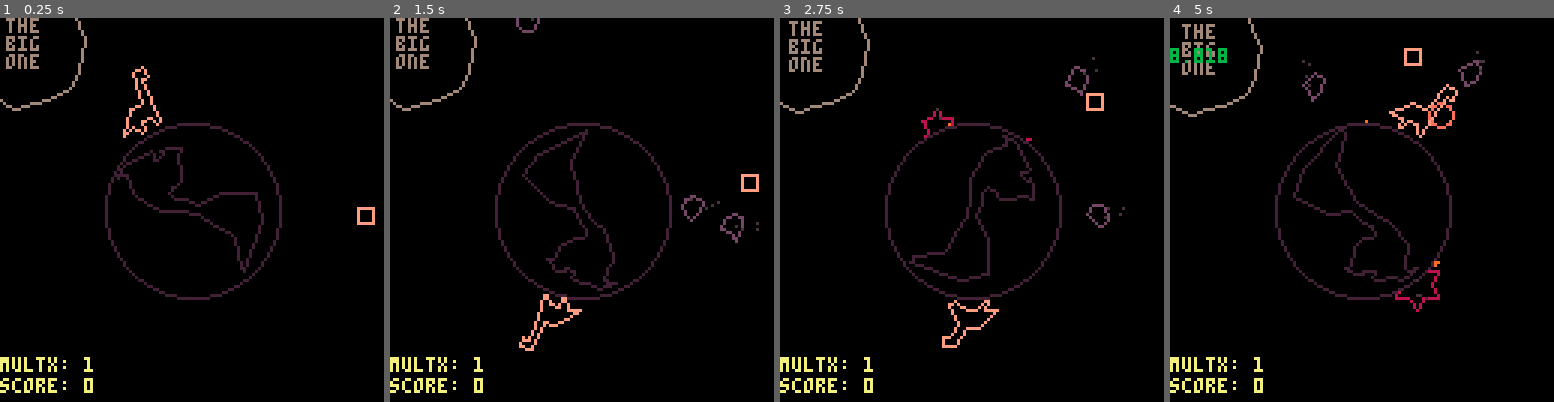
Above: before the commit, frames 1-4 (left to right).
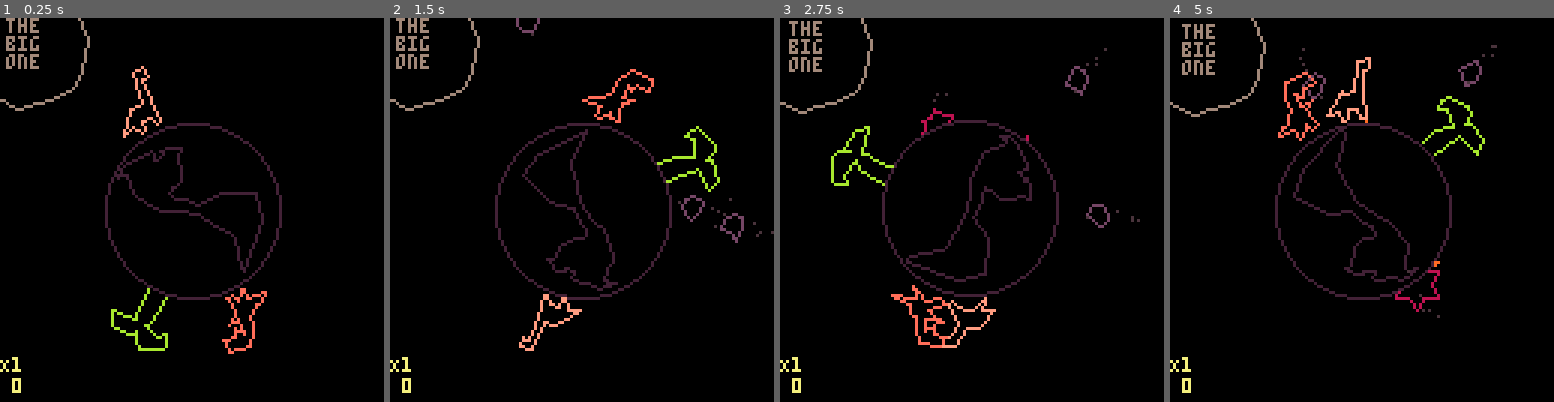
Above: after the commit, the same moments.

Repository: caseylabrack/super-extinction-event
Game: PICO-8 cartridge super-extinction-event.p8
The game is run twice, just before and just after one commit, with the same random seed, the same clock (stepped at 60 frames per second) and the same inputs.
Inputs:
- Up to frame 1 (0.25 s): no input
- Up to frame 2 (1.5 s): tap X (X key) at 0.33, 1.07 s; tap O (Z key) at 0.7 s
- Up to frame 3 (2.75 s): hold Right 1.6-2.1 s; tap O (Z key) at 1.7, 2.1, 2.5 s; tap X (X key) at 1.85 s; hold Up 2.15-2.42 s; hold Right from 2.47 s (still down)
- Up to frame 4 (5 s): tap O (Z key) every 0.4 s from 2.9 to 4.9 s; tap X (X key) at 2.97, 4.08 s; release Right at 3.03 s; hold Left 3.08-3.58 s; hold Down 3.63-3.97 s; hold Right 4.02-4.68 s; hold Up from 4.73 s (still down)

The runs differ from the first frame. In frame 1, 2.1% of the frame differs, in the area x 0-98%, y 0-98%; in frame 2, 2.2%; in frame 3, 4.9%, in the area x 0-94%, y 0-98%; in frame 4, 3.4%.

Commit message:
gameover, scores, crowns, pterodactyl

Diff:
--- a/main.p8
+++ b/main.p8
@@ -5,7 +5,9 @@
 
 scenarios={
 "trex",
-"volcano"
+"volcano",
+"egg",
+"egg and volcano"
 }
 
 function _init()
--- a/super-extinction-event.p8
+++ b/super-extinction-event.p8
@@ -5,18 +5,48 @@
 --casey labrack
 
 --todo:
- --launch game under a challenge (gold, silver, bronze?)
- 	--ptero dropping eggs
- 	--can jump (volcano)
- 	--time scale?
- 	--slow time?
- 	--just roids; volcano; trex
- 	--hypercubes
- 	--ptero can swoop up over obstacles
- 		--so we can have multiple obstacles
- 		--ptero's idle is perched
+ --spinosaurus: fish pop up
+ 	--you grab, roid near misses
+ 	--pop them out of your mouth
+ 	--and in the air again
+	--egg crack game mode
+	--2p is palm tree and egg goals
+		--at the same time
+	--stego mode: push a boulder
+		--into a tarpit
+
+--😐
+	--mult is # in a row?
+	--score threshold to unlock
+		--extra hard mode variant
+		--(like meat boy hell world)
+		--rex mode. and hyperex mode
+		--crown appears on dino
+		--roids lethal only in rex mode?
+	--score animation is dino
+		--running around circumference
+		--where 1 turn is hell world
+		--and a marker for previous best
+		--and crown at 0 degrees?
+		--replay all score callouts
+	--pickup text: "neat","rad","wicked"
+		--instead of numerical score
+		--including end of game total
+		--color the text
+	--jiggle vertices
+	--multiplier color coded
+		--maybe only color?
+	--can jump (volcano)
+	--time scale?
+	--slow time?
+	--just roids; volcano; trex
+	--hypercubes
+	--ptero can swoop up over obstacles
+		--so we can have multiple obstacles
+		--ptero's idle is perched
 	--hypercube
 	--stars
+	--add occasion eggs to plant games and vice versa
  --respawn animation: egg hatch
 	--gameover animation
 		--every game ends with the big one?
@@ -33,17 +63,14 @@
 
 log=""
 
-defaultchallenge=3
+defaultchallenge=1
 --challenges:
 --1: trex
 --2: volcano
 --3: eggs
-
-medals={
-{100,200,400},
-{100,200,400},
-{100,200,400},
-}
+--4: egg volcano
+
+rexgoals={350,100,100,100}
 
 function _init()
 
@@ -59,10 +86,12 @@
 	⧗=0 --tick (frame count)
 	g⧗=60 --game time
 	score=0
+	oldhs=0 --old high score
 	mult=1
 	mult2=0
 	lmult2=0
 	shake=0
+	gameover=false
 
 	stara=0
 	trexs={}
@@ -71,13 +100,15 @@
 	ss={}
 	rs={}
 	parts={}
-	bo={x=-64,y=-64,r=0,c=6,
+	bo={x=-64,y=-64,r=0,c=6,enabled=true,
 	fr=1,frames={bigonepts}}
 	eggs={}
 	ebirds={} --egg birds
+	isrex=false
+	scores={}
 
 	--player
-	p={x=64,y=29,r=0,state="idle",e=true,dx=0,dy=0,
+	p={x=64,y=29,r=0,state="idle",enabled=true,dx=0,dy=0,
 		--angle, delta angle, mag, delta mag, grounded
 	 a=.25,da=0,m=37,dm=0,gr=true,
 		--speed, facing direction,
@@ -88,8 +119,9 @@
 	 fr=1,frames={bronto_idle,bronto_run1,bronto_run2,}
 	}
 
-	pdead={x=0,y=-37,r=0,c=p.c,⧗=0,e=false,fr=1,frames={}}
+	pdead={x=0,y=-37,r=0,c=p.c,⧗=0,enabled=false,fr=1,frames={}}
 	e={x=0,y=0,a=0,r=0,s=.01,d=1,c=130,
+		enabled=true,
 		fr=1,frames={earthconts}}
 
 	--center artwork on origin
@@ -102,12 +134,23 @@
 	p.y=-30
 	p.parent=e
 
+	cr={x=0,y=0,r=0,enabled=false,
+		fr=1,frames={crownpts},c=7}
+	cr.parent=p
+	cr.y=-16	cr.x=7
+
 	chal=stat(6)
 	if chal=="" then
 		chal=""..defaultchallenge
 	end
  chal=tonum(chal)
 
+	oldhs=dget(chal)
+	if oldhs>rexgoals[chal] then
+		isrex=true
+		cr.enabled=true
+	end
+
 	if contains({2},chal) then
 		spawnvolcano()
 		lethalroids=true
@@ -122,24 +165,25 @@
 	end
 
 	if contains({3},chal) then
---		dropeggs=true
 		spawnptero()
 		lethalroids=true
 	end
+
+	if contains({4},chal) then
+		spawnvolcano()
+		spawnptero()
+		lethalroids=true
+	end
+
+--	g⧗=1
+--	scores={5,10,17,8,10,19,4,2,6}
+--	scores={5,17,19,4}
 end
 
 function _update()
 
 	⧗+=1
-
-	if g⧗==0 then
-
---		dset(chal,)
-		if btnp(❎) then
-			reinit()
-		end
-		return
-	end
+	e.x,e.y=0,0
 
 	if ⧗%60==0 then
 --	if g⧗>0 then
@@ -148,7 +192,7 @@
 
 	stara+=.001
 
-	if p.e then	mult+=1 end
+	if p.enabled then	mult+=1 end
 
 	lmult2=mult2
 	zpct=mid(.1,mid(1,mult,1000)/1000,1)
@@ -156,8 +200,6 @@
 --	zpct=mid(1,mult,1000)/1000
 --	zpct=easeoutcubic(zpct)
 	mult2=ceil(20*zpct)
-
-	e.r+=.01
 
 	--big one approaches
 	local pct=g⧗/60
@@ -169,13 +211,69 @@
 	bo.y=sin(.375)*d
 
 	--dramatic shaking right before impact
-	if g⧗<6 then
+	if g⧗<8 and g⧗>0 then
 		local pct=1-g⧗/6
-		local pct=easeinexpo(pct)
-		local mx=14*pct
+--		local pct=easeinexpo(pct)
+		local pct=pct*pct*pct
+		local mx=12*pct
+--		e.x=rnd()*mx
+--		e.y=rnd()*mx
 		bo.x+=rnd()*mx
 		bo.y+=rnd()*mx
 	end
+
+	--gameover handle
+	if g⧗==0 and not gameover then
+		gameover=true
+		e⧗=0 --ticks since gameover
+
+		--score
+		score=0
+		rscore=0 --running score
+		nscore=#scores
+		for s in all(scores) do
+			score+=s
+		end
+		if score>oldhs then
+			dset(chal,score)
+		end
+
+		pdead.enabled=false
+
+		local todestroy=tconcat({bo,e,p,cr},rs,vs,trexs,trees,ebirds,ss,eggs)
+
+		for d in all(todestroy) do
+			if not d.enabled then goto destroycontinue end
+			d.enabled=false
+			local lines=ent2lineparts(d)
+			for part in all(lines) do
+				local a=atan2(part.x,part.y)
+				local d=disto(part.x,part.y)
+				local f=1/d*60
+				part.dx,part.dy=cos(a)*f,sin(a)*f
+				part.f=rndr(.9,.95)
+				part.⧗=rndr(10,60)
+				part.dr=rndr(-0.005,.005)
+				add(parts,part)
+			end
+			::destroycontinue::
+		end
+	end
+
+	doparticles()
+
+	if gameover then
+		e⧗+=1
+
+		if e⧗>30 then
+			if btnp(❎) then
+				reinit()
+			end
+		end
+	end
+	if gameover then return end
+
+	e.r+=.01
 
 	--do egg pterodactyls
 	for eb in all(ebirds) do
@@ -184,6 +282,7 @@
 			if eb.⧗<eb.f⧗ then
 				local t=eb.⧗/eb.f⧗
 				t=easeinoutcubic(t)
+				eb.t=t
 				local a=(eb.ea-eb.sa)*t+eb.sa
 				eb.x,eb.y=cos(a)*55,sin(a)*55
 			else
@@ -191,21 +290,32 @@
 				eb.⧗=0
 			end
 		elseif eb.state=="drop" then
-			if eb.⧗==15 then
+			if eb.⧗==1 then
 				--drop egg
 				local egg={}
 				local a=atan2(eb.x,eb.y)
 				egg.x,egg.y=eb.x,eb.y
-				egg.dx,egg.dy=cos(a+.5)/1.5,sin(a+.5)/1.5
-				egg.r=.75
+				egg.dx,egg.dy=cos(a+.5)/3,sin(a+.5)/3
+				egg.r=a+.75
+				egg.c=7 egg.enabled=true
+				egg.fr=1 egg.frames={eggpts}
 				add(eggs,egg)
 
 				eb.f⧗=rndr(60,180)
 				eb.sa=a
-				eb.ea=a+rndr(.25,1)
+				eb.ea=a+rndr(.5,1.5)
 				eb.state="fly"
 				eb.⧗=0
 			end
+		end
+		local a=atan2(eb.x,eb.y)
+		eb.r=a+.75
+		local flapr=30 --flap rate
+		flapr-=(1-abs(.5-eb.t))*16
+		if ⧗%flapr<(flapr/2) then
+			eb.fr=1
+		else
+			eb.fr=2
 		end
 	end
 
@@ -213,28 +323,44 @@
 	for egg in all(eggs) do
 		egg.x+=egg.dx
 		egg.y+=egg.dy
+		egg.r+=.01
 
 		local gpx,gpy=gpos(p)
-		log=dist(gpx,gpy,egg.x,egg.y)
-
-		if dist(gpx,gpy,egg.x,egg.y)<5 then
+		local ga=atan2(gpx,gpy)
+		local ea=atan2(egg.x,egg.y)
+
+		if distt(egg,e)<35
+			and abs(sad(ga,ea))<.04 then
 			ep={}
 			ep.x,ep.y=egg.x,egg.y
 			ep.⧗=30 ep.c=9
-			local a=atan2(ep.x,ep.y)
-			ep.x+=cos(a)*20
-			ep.y+=sin(a)*20
-			ep.dx,ep.dy=cos(a)*2,sin(a)*2
+--			local a=atan2(ep.x,ep.y)
+			ep.x+=cos(ea)*20
+			ep.y+=sin(ea)*20
+			ep.dx,ep.dy=cos(ea)*2,sin(ea)*2
 			ep.f=.8
 			ep.type="text"
-			ep.label="+"..(mult2*100)
+			ep.label="+"..mult2
 			add(parts,ep)
 			del(eggs,egg)
 
 			score+=mult2
-		end
-
+			add(scores,mult2)
+		end
+
+		--egg smash
 		if distt(egg,e)<30 then
+
+			local lines=ent2lineparts(egg)
+			for part in all(lines) do
+				part.dx=egg.dx*-1*6
+				part.dy=egg.dy*-1*6
+				part.f=.7--rndr(.7,2)
+				part.g=.1
+				part.⧗=rndr(10,30)
+				part.dr=rndr(-0.05,.05)
+				add(parts,part)
+			end
 			del(eggs,egg)
 		end
 	end
@@ -246,6 +372,7 @@
 		roid.x,roid.y=cos(a)*70,sin(a)*70
 		roid.dx,roid.dy=cos(a+.5),sin(a+.5)
 		roid.r=rnd() roid.c=141--134
+		roid.enabled=true
 		roid.fr=ceil(rnd()+.5) roid.frames={roidspr1,roidspr2}
 		add(rs,roid)
 	end
@@ -257,7 +384,7 @@
 
 		--roid particle
 		local rp={}
-		rp.x,rp.y=roid.x+roid.dx*8+rndr(-2,2),roid.y+roid.dy*8+rndr(-2,2)
+		rp.x,rp.y=roid.x+roid.dx*4+rndr(-2,2),roid.y+roid.dy*4+rndr(-2,2)
 		local ra=atan2(rp.x,rp.y)
 		rp.dx,rp.dy=cos(ra)*9,sin(ra)*9
 		rp.type="point"
@@ -269,6 +396,7 @@
 			local s={⧗=0}
 			s.x,s.y,s.r=roid.x,roid.y,0
 			s.d=1 s.r=0 s.fr=1 s.c=9
+			s.enabled=true
 			s.frames={impactpts}
 			addchild(e,s)
 			add(ss,s)
@@ -286,8 +414,7 @@
 				p.gr=false
 				p.dm+=6*pct
 			end
-			if lethalroids and abs(diff)<.04 then
---				stop("die")
+			if lethalroids and abs(diff)<.04 and p.enabled then
 				playerdied()
 			end
 		end
@@ -308,11 +435,11 @@
 	--record position last frame
 	p.lpx,p.lpy=gpos(p)
 
-	if pdead.e then
+	if pdead.enabled then
 		pdead.⧗+=1
 	end
 
-	if p.e then
+	if p.enabled then
 		p.state="idle"
 		if btn(⬅️) then
 			if p.gr then p.da+=p.s p.d=-1 end
@@ -371,18 +498,22 @@
 	else
 		if pdead.⧗>60 then
 			if btn()~=0 then
-				p.e=true
+				p.enabled=true
 				p.parent=nil
 				p.x,p.y,p.da=0,-37,0
+				p.dx,p.dy,p.dm,p.gr=0,0,0,true
+				p.m=37
+				p.d=1
 				addchild(e,p)
-				pdead.e=false
+				pdead.enabled=false
 				pdead.⧗=0
+				if isrex then cr.enabled=true end
 			end
 		end
 	end
 
 	--eat leaves
-	if p.e then
+	if p.enabled then
 		for tree in all(trees) do
 			local myangle=atan2(tree.x,tree.y)
 			local pangle=atan2(p.x,p.y)
@@ -427,11 +558,12 @@
 					tp.dx,tp.dy=cos(a)*2,sin(a)*2
 					tp.f=.8
 					tp.type="text"
-					tp.label="+"..(mult2*100)
+					tp.label="+"..mult2
 					add(parts,tp)
 
 					del(trees,tree)
 					score+=mult2
+					add(scores,mult2)
 					spawntree()
 				end
 			end
@@ -440,31 +572,14 @@
 
 	--trex chase
 	for t in all(trexs) do
-		if p.e then
+		if p.enabled then
 			pa=atan2(p.x,p.y)
 			ta=atan2(t.x,t.y)
 
 			--player killed
 			diff=sad(pa,ta)
 			if abs(diff)<.05 then
-				p.e=false
-				pdead.e=true
-				p.dm,p.m,p.gr=0,37,true
-				mult=0
-				local dinoparts=p2ls(pushtransforms(p))
-				for dp in all(dinoparts) do
-					dp.type="line"
-					dp.⧗=40+rndr(-20,20)
-					local px,py=gpos(p)
-					dp.dx,dp.dy=(px-p.lpx)*rnd()/2,(py-p.lpy)*rnd()/2
-					dp.dr=.0025
-					local x1,y1=dp[1],dp[2]
-					local x2,y2=dp[3],dp[4]
-					--midpoint
-					dp.mx,dp.my=(x2-x1)/2,(y2-y1)/2
-					dp.c=p.c
-					add(parts,dp)
-				end
+				playerdied()
 			elseif abs(diff)<.3 then
 				ta+=t.s*sgn(diff)*-1
 				t.x=cos(ta)*36
@@ -486,52 +601,6 @@
 			t.fr=1
 		end
 	end
-
-	--do particles
-	for part in all(parts) do
-		part.⧗-=1
-		if part.⧗<0 then
-			del(parts,part)
-		end
-		if part.type=="line" then
---			local x1,y1=part[1],part[2]
---			local x2,y2=part[3],part[4]
---			local a=atan2(x1-part.mx,y1-part.mx)
---			local d=dist(x1,y1,part.mx,part.my)
---			a+=part.dr
---			part[1]=part.mx+cos(a)*d
---			part[2]=part.my+sin(a)*d
---			part[3]=part.mx-cos(a+.5)*d
---			part[4]=part.my-sin(a+.5)*d
-
-			part[1]+=part.dx
-			part[3]+=part.dx
-			part[2]+=part.dy
-			part[4]+=part.dy
---			part.r+=part.dr
-		end
-		if part.type=="point" then
-			if part.g then
-				local a=atan2(part.x,part.y)
-				part.dx+=cos(a+.5)*part.g
-				part.dy+=sin(a+.5)*part.g
-			end
-
-			part.x+=part.dx
-			part.y+=part.dy
-			part.dx*=part.f or 1
-			part.dy*=part.f or 1
-
-
-		end
-		if part.type=="text" then
-			part.x+=part.dx
-			part.y+=part.dy
-			part.dx*=part.f or 1
-			part.dy*=part.f or 1
-		end
-	end
-
 end
 
 function _draw()
@@ -571,19 +640,24 @@
 	end
 
 	for egg in all(eggs) do
-		circ(egg.x,egg.y,4,14)
+		render_ent(egg)
+--		circ(egg.x,egg.y,4,14)
 	end
 
 	--earth surface,fill
-	circfill(e.x,e.y,29,0)
-	circ(e.x,e.y,29,e.c)
+	if not gameover then
+		circfill(e.x,e.y,29,0)
+		circ(e.x,e.y,29,e.c)
+	end
 	--	circ(0,0,3,11)--ctr ref
 
 	for roid in all(rs) do
 		render_ent(roid)
 	end
 
-	if p.e then
+	render_ent(cr)
+
+	if p.enabled then
 		render_ent(p)
 	else
 		if pdead.⧗>60 then
@@ -599,17 +673,23 @@
 	end
 
 	for eb in all(ebirds) do
-		rect(eb.x,eb.y,eb.x+5,eb.y+5,15)
-	end
-
+		render_ent(eb)
+--		rect(eb.x,eb.y,eb.x+5,eb.y+5,15)
+	end
 
 	render_ent(bo)
-	print("the\nbig\none",bo.x-6,bo.y-8,bo.c)
-
+	if bo.enabled~=false then
+		print("the\nbig\none",bo.x-6,bo.y-8,bo.c)
+	end
 
 	for part in all(parts) do
 		if part.type=="line" then
-			line(part[1],part[2],part[3],part[4],part.c)
+--			line(part[1],part[2],part[3],part[4],part.c)
+			local x1=part.x+cos(part.a)*part.d
+			local x2=part.x-cos(part.a)*part.d
+			local y1=part.y+sin(part.a)*part.d
+			local y2=part.y-sin(part.a)*part.d
+			line(x1,y1,x2,y2,part.c)
 		end
 		if part.type=="point" then
 			local px,py=gpos(part)
@@ -621,12 +701,86 @@
 		end
 	end
 
+
+	if gameover then
+		cprint("extinct!",0,-34,6)
+
+		local endline=max(score,max(oldhs,rexgoals[chal]))
+
+		local rpct=mid(0,e⧗/30,1)
+		circ(0,0,128-65*rpct,2)
+
+		if e⧗>45 then
+
+			e2⧗=e⧗-45
+
+			--track
+			line(-34,0,34,0,5)
+
+			if #scores>0 then
+				if e2⧗%(flr(60/nscore))==0 then
+					sc=deli(scores,1)
+					rscore+=sc
+
+					z={}
+					z.x=-34+34*2*(rscore/endline)
+					z.y=0
+					z.⧗=30 z.c=9
+					z.dx,z.dy=0,rndr(-3,-1)
+					z.f=.8
+					z.type="text"
+
+					z.label="+"..sc
+					add(parts,z)
+				end
+
+			end
+
+			local scorep=rscore/endline
+			local endpoint=-34+(34*2)*scorep
+			line(-34,0,endpoint,0,10)
+			circ(endpoint,0,1)
+
+			hspct=oldhs/endline
+			hsmark=-34+(34*2)*hspct-1
+			spr(16,hsmark,2)
+
+			local col=6
+			if rscore>oldhs then
+				if e⧗%6==0 then
+					col=9
+				end
+				cprint("new best!",0,18,col)
+			end
+			print("best",hsmark-6,5,col)
+
+			goalpct=rexgoals[chal]/endline
+			goalcr=translate(crownpts,34+-34*2*goalpct,8)
+			local col=6
+			if rscore>rexgoals[chal] then
+				if e⧗%6==0 then
+					col=9
+				end
+				local msg="beat the rex score!"
+				if oldhs<rexgoals[chal] then
+					msg="unlocked rex mode!"
+				end
+				cprint(msg,0,26,col)
+			end
+
+			renderpoly(goalcr,col)
+			spr(16,-34+34*2*goalpct-1,-10,1,1,false,true)
+
+			cprint("❎ try again",0,42,6)
+		end
+	end
+
 	camera()
 
 --	line(0,126,128*(g⧗/60),126,7)
 
 	print(log,0,10,11)
-	print("multx: ",0,113,7)
+	print("X",0,113,7)
 	color(7)
 	if lmult2~=mult2 then
 		color(9)
@@ -634,36 +788,54 @@
 	if mult2==20 then
 		if ⧗%4==0 then color(9) end
 	end
-	if g⧗==0 then print("gameover! hit ❎",0,8,14) end
-	if g⧗==0 then
-		local troph="none"
-		if score>medals[chal][1] then	troph="bronze" end
-		if score>medals[chal][2] then	troph="silver" end
-		if score>medals[chal][3] then	troph="gold" end
-		print("medal: "..troph,0,14,14)
-	end
-	print("       "..mult2,0,113)
-	print("score: "..score,0,120,7)
+	print(" "..mult2,0,113)
+	print(" "..score,0,120,7)
 end
 
 function playerdied()
-	p.e=false
-	pdead.e=true
+	p.enabled=false
+	pdead.enabled=true
 	p.dm,p.m,p.gr=0,37,true
 	mult=0
-	local dinoparts=p2ls(pushtransforms(p))
+	local px,py=gpos(p)
+	local dinoparts=ent2lineparts(p)
 	for dp in all(dinoparts) do
-		dp.type="line"
+		dp.dx,dp.dy=(px-p.lpx)*rnd()/2,(py-p.lpy)*rnd()/2
 		dp.⧗=40+rndr(-20,20)
-		local px,py=gpos(p)
-		dp.dx,dp.dy=(px-p.lpx)*rnd()/2,(py-p.lpy)*rnd()/2
 		dp.dr=.0025
-		local x1,y1=dp[1],dp[2]
-		local x2,y2=dp[3],dp[4]
-		--midpoint
-		dp.mx,dp.my=(x2-x1)/2,(y2-y1)/2
-		dp.c=p.c
 		add(parts,dp)
+	end
+
+	if cr.enabled then
+		cr.enabled=false
+		local crparts=ent2lineparts(cr)
+		for cr in all(crparts) do
+			cr.dx,cr.dy=(px-p.lpx)*rnd()/2,(py-p.lpy)*rnd()/2
+			cr.⧗=40+rndr(-20,20)
+			cr.dr=.0025
+			add(parts,cr)
+		end
+	end
+end
+
+function doparticles()
+	for part in all(parts) do
+		part.⧗-=1
+		if part.⧗<0 then
+			del(parts,part)
+		end
+		if part.type=="line" then
+			part.a+=part.dr or 0
+		end
+		if part.g then
+			local a=atan2(part.x,part.y)
+			part.dx+=cos(a+.5)*part.g
+			part.dy+=sin(a+.5)*part.g
+		end
+		part.x+=part.dx
+		part.y+=part.dy
+		part.dx*=part.f or 1
+		part.dy*=part.f or 1
 	end
 end
 -->8
@@ -691,6 +863,19 @@
 --random range, from low to high not inclusive
 function rndr(low,high)
 	return low+rnd(high-low)
+end
+
+--table concat
+--sequences (arrays) only
+function tconcat(...)
+ local result={}
+ local arrays={...}
+	for array in all(arrays) do
+		for _,v in ipairs(array) do
+			add(result,v)
+		end
+	end
+	return result
 end
 
 --unsigned angle difference:
@@ -760,14 +945,38 @@
 	return lx
 end
 
+--entity to line particles
+function ent2lineparts(e)
+	epoints=p2ls(pushtransforms(e))
+	eparts={}
+	for part in all(epoints) do
+		part.x,part.y=(part[3]+part[1])/2,(part[4]+part[2])/2
+		part.c=e.c or 8
+		part.⧗=30
+		part.a=atan2(part.x-part[1],part.y-part[2])
+		part.d=dist(part[1],part[2],part[3],part[4])/2
+		part.f=1
+		part.dx,part.dy=0,0
+		part.type="line"
+		add(eparts,part)
+	end
+	return eparts
+end
+
 function translate(ps,x,y)
 	local os={}
-
 	for i=1,#ps,2 do
 		add(os,ps[i]-x)
 		add(os,ps[i+1]-y)
 	end
-
+	return os
+end
+
+function jiggle(ps,a)
+	local os={}
+	for p in all(ps) do
+		add(os,p+rndr(-a,a))
+	end
 	return os
 end
 
@@ -814,6 +1023,22 @@
 	return myrote
 end
 
+function gposr(e)
+	local obj=e
+	local x,y,r=e.x,e.y,e.r
+
+	while(obj.parent) do
+		local a=atan2(x*obj.parent.d,y)+obj.parent.r
+		local d=disto(x*obj.parent.d,y)
+		x=obj.parent.x+cos(a)*d
+		y=obj.parent.y+sin(a)*d
+		r=obj.parent.r+(obj.r or 0)
+		obj=obj.parent
+	end
+
+	return x,y,r
+end
+
 function addchild(parent,child)
 	local lx,ly=global2local(child,parent)
 	child.x,child.y=lx,ly
@@ -838,23 +1063,49 @@
 	line(ps[1],ps[2])
 end
 
+--function pushtransforms(e)
+--	local es=e.scale or 1
+--	local frame=e.frames[e.fr]
+--	local scaled=scale(frame,(e.d or 1)*es,1*es)
+--	local rotated=rotate(scaled,grote(e))
+--	local x,y=gpos(e)
+--	return translate(rotated,-x,-y)
+--end
+
 function pushtransforms(e)
 	local es=e.scale or 1
 	local frame=e.frames[e.fr]
 	local scaled=scale(frame,(e.d or 1)*es,1*es)
-	local rotated=rotate(scaled,grote(e))
-	local x,y=gpos(e)
+	local x,y,r=gposr(e)
+	local rotated=rotate(scaled,r)
 	return translate(rotated,-x,-y)
 end
 
+--function render_ent(e)
+--	if e.enabled==false then return end
+--	local es=e.scale or 1
+--	local frame=e.frames[e.fr]
+--	local scaled=scale(frame,(e.d or 1)*es,1*es)
+--	local rotated=rotate(scaled,grote(e))
+--	local x,y=gpos(e)
+--	local translated=translate(rotated,-x,-y)
+--	renderpoly(translated,e.c)
+--end
+
+--function render_ent(e)
+--	if e.enabled==false then return end
+--	local es=e.scale or 1
+--	local frame=e.frames[e.fr]
+--	local scaled=scale(frame,(e.d or 1)*es,1*es)
+--	local x,y,r=gposr(e)
+--	local rotated=rotate(scaled,r)
+--	local translated=translate(rotated,-x,-y)
+--	renderpoly(translated,e.c)
+--end
+
 function render_ent(e)
-	local es=e.scale or 1
-	local frame=e.frames[e.fr]
-	local scaled=scale(frame,(e.d or 1)*es,1*es)
-	local rotated=rotate(scaled,grote(e))
-	local x,y=gpos(e)
-	local translated=translate(rotated,-x,-y)
-	renderpoly(translated,e.c)
+	if e.enabled==false then return end
+	renderpoly(pushtransforms(e),e.c)
 end
 
 --render ent multiframe
@@ -873,7 +1124,7 @@
 function spawntree()
 	local a=rnd()
 	local t={x=cos(a)*30,y=sin(a)*30,
-	r=a+.75,d=1,c=10,
+	r=a+.75,d=1,c=10,enabled=true,
  --eat count
 	ec=0,
 	fr=1,frames={treepts}}
@@ -883,6 +1134,7 @@
 
 function spawntrex()
 	local t={x=0,y=0,r=0,d=1,c=14,s=.005,
+		enabled=true,
 		fr=1,frames={trexidle,trexrun1,trexrun2,}
 	}
 
@@ -901,6 +1153,7 @@
 	v.c=6
 	v.parent=e
 	v.fr=1
+	v.enabled=true
 	v.frames={volcanopts}
 	add(vs,v)
 end
@@ -909,12 +1162,17 @@
 	local p={}
 	local a=rnd()
 	p.x,p.y=cos(a)*55,sin(a)*55
+	p.enabled=true
 	p.r=.75
 	p.state="fly"
 	p.⧗=0
 	p.f⧗=rndr(60,180)--final time (til drop egg)
 	p.sa=0--start angle
 	p.ea=rnd()--end angle
+	p.c=7
+	p.fr=1
+	p.frames={pteropts1,pteropts2}
+	p.d=-1
 	add(ebirds,p)
 end
 -->8
@@ -942,140 +1200,166 @@
 
 --bigonepts=split("-3.94,12.52,8.19,11,10,-0.93,7.61,-11.19,-2.5,-11.17,-13.37,-13.36,-11.22,-2.23,-9.72,4.15,-3.94,12.52")
 --bigonepts=split("18.69,8.41,19.42,3.67,21.58,-1.29,16.31,-4.76,16.48,-10.04,14.44,-15.3,10.58,-20.11,4.71,-21.44,-0.4 …(204 unchanged characters)…
-bigonepts=split("17.91,8.7,19.11,3.75,19 …(279 unchanged characters)…
-…(136 lines of a section not shown)…
+--bigonepts=split("17.91,8.7,19.11,3.75,19 …(279 unchanged characters)…
+bigonepts=split("18.92,8.7,20.12,3.75,20.72,-1.4,18.32,-6.02,16.48,-10.76,13.25,-14.89,8.92,-18.11,3.65,-19.48,-1.56,-17.79,-6.97,-17.98,-10.78,-14.16,-14.98,-11.13,-18.29,-6.89,-18.43,-1.49,-19.49,2.59,-18.3,8.97,-15.9,13.87,-11.33,16.87,-6.82,19.43,-1.91,21.44,3.23,19.79,8.03,18.66,12.79,16.82,16.76,13.44,18.92,8.7")
+
+--pteropts1=split("-12.5,2.5,-4.19,-2.28,0.9,-0.48,2.5,-1.5,1.5,-4.5,4.5,-3.5,6.5,-1.5,9.5,0.5,4.5,0.5,2.89,1.66,0.5,1.5,4.5,4.5,2.5,4.5,-0.99,9.36,-3.45,4.97,-2.6,3.03,-4.63,0.75,-5.5,1.5,-7.54,1.14,-12.5,2.5")
+--pteropts2=split("-12.5,6.5,-4.19,1.72,-3.5,-4.5,0.9,3.52,2.5,2.5,1.5,-0.5,4.5,0.5,6.5,2.5,9.5,4.5,4.5,4.5,2.89,5.66,0.5,5.5,-2.6,7.03,-4.63,4.75,-5.5,5.5,-7.54,5.14,-12.5,6.5")
+pteropts1=split("-9.49,2.5,-1.18,-2.28,-0.49,-8.5,3.91,-0.48,5.51,-1.5,4.51,-4.5,7.51,-3.5,9.51,-1.5,12.51,0.5,7.51,0.5,5.9,1.66,3.51,1.5,0.41,3.03,-1.62,0.75,-2.49,1.5,-4.53,1.14,-9.49,2.5")
+pteropts2=split("-10.49,1.5,-2.18,-3.28,2.91,-1.48,4.51,-2.5,3.51,-5.5,6.51,-4.5,8.51,-2.5,11.51,-0.5,6.51,-0.5,4.9,0.66,2.51,0.5,6.51,3.5,4.51,3.5,1.02,8.36,-1.44,3.97,-0.59,2.03,-2.62,-0.25,-3.49,0.5,-5.53,0.14,-10.49,1.5")
+
+--eggpts=split("1.49,-4.05,1.37,-4.16,1.24,-4.25,1.11,-4.33,0.98,-4.39,0.86,-4.44,0.74,-4.47,0.62,-4.49,0.51,-4.5,0.4,-4.49,0.28,-4.47,0.16,-4.44,0.04,-4.39,-0.09,-4.33,-0.22,-4.25,-0.35,-4.16,-0.47,-4.05,-0.95,-3.37,-1.55,-2.19,-2.13,-0.68,-2.54,0.97,-2.63,2.57,-2.25,3.94,-1.25,4.9,0.51,5.26,2.27,4.9,3.27,3.94,3.65,2.57,3.56,0.97,3.15,-0.68,2.57,-2.19,1.97,-3.37,1.49,-4.05,1.49,-4.05")
+eggpts=split("1.51,2.5,2.51,1.5,2.51,-1.5,0.51,-3.5,-1.49,-1.5,-1.49,1.5,-0.49,2.5,1.51,2.5")
+
+crownpts=split("-4,-4,-2,-2,0,-4,2,-2,4,-4,4,2,-4,2,-4,-4")
+…(151 lines of a section not shown)…
Not shown, changed: 36 lines of the sprite sheet (__gfx__) section of super-extinction-event.p8
Not shown, changed: .gitignore
Not shown, changed: art/art.ai
